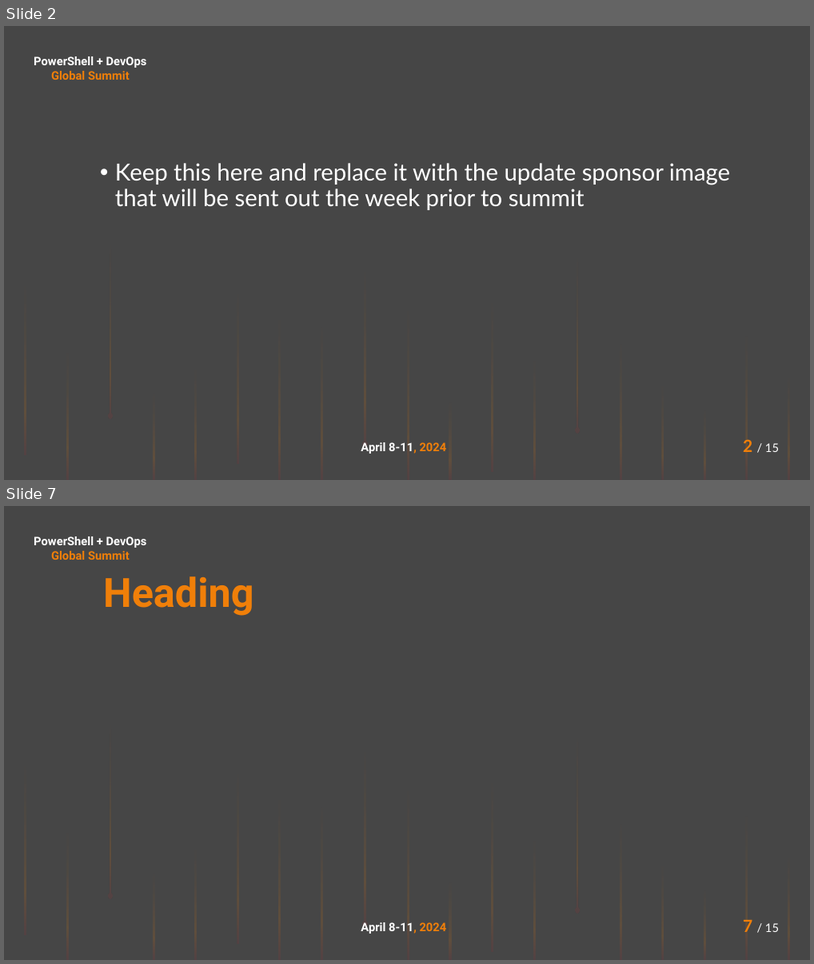
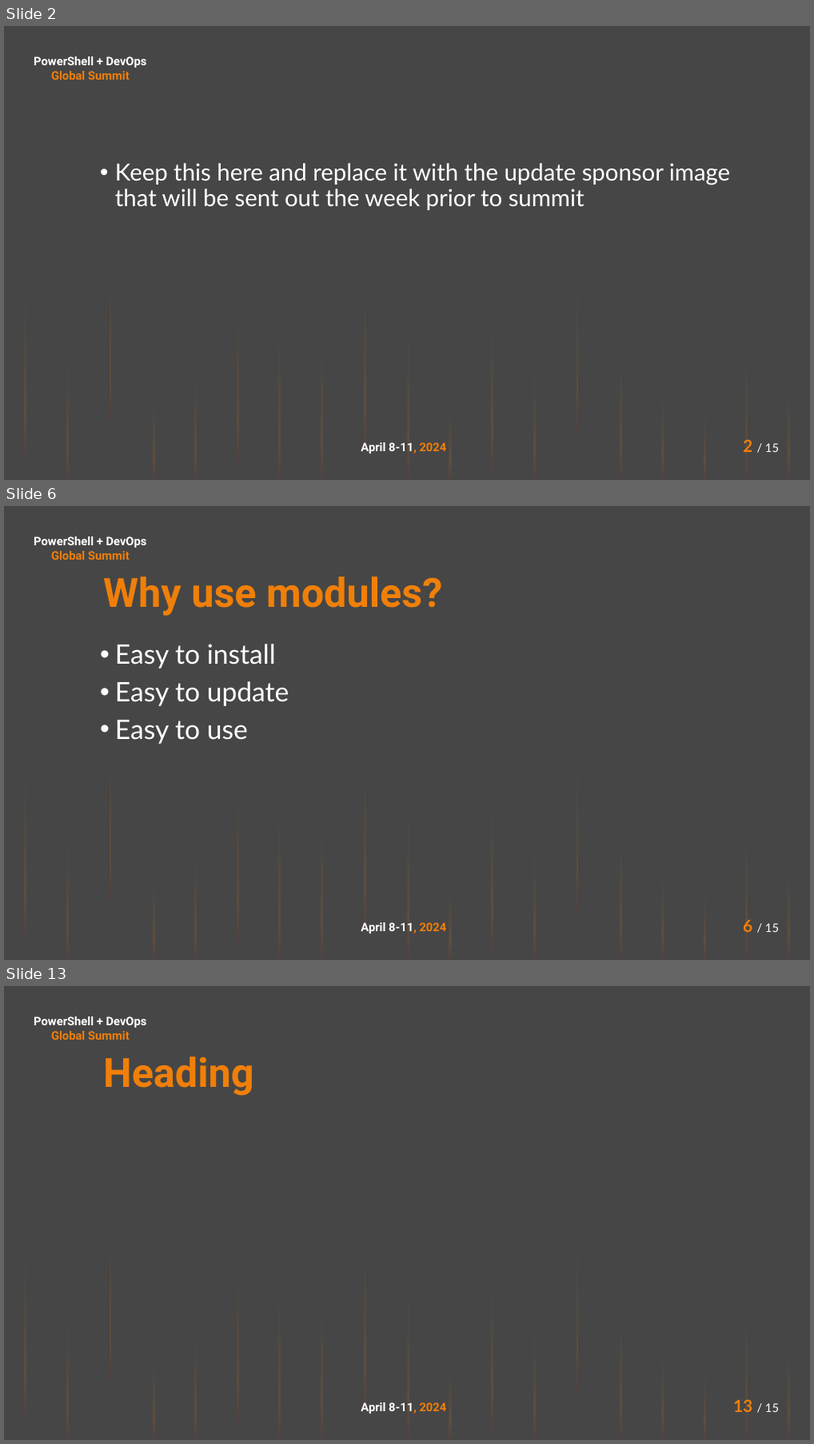
Before and after one commit to deadlydog/Presentation.StopManuallyPublishingYourPowerShellModules, a slide deck: src/Stop manually publishing your PowerShell modules.pptx. Shown one above the other, each under a label of ours: slides 2 and 7 before the commit, slides 2, 6 and 13 after it; the slides between them are not shown. The pictures are 814x964 and 814x1444 pixels, drawn with LibreOffice and Linux fonts; fonts in the diff are those of the drawing; background and template pictures are left out. Boxes give left, top, right and bottom in pixels: in the first picture for what was removed or moved away, otherwise in the second. Text is boxed around its words. In the diff, an @@ line names an element or a change of style, - is before the commit and + after.

Commit message:
- Updated presentation heading
- Increased font size for all slides from 28 to 32
- Added social network handles
- Added blog screenshots slide
- Added Agenda and first couple slides on why use modules

```diff
--- a/src/Stop manually publishing your PowerShell modules.pptx
+++ b/src/Stop manually publishing your PowerShell modules.pptx
@@ slide 6 added at <box>4,506,810,960</box>, background #464646; not listed: 22 template elements that a slide beside it also shows @@
@@ text added at <box>103,576,442,616</box>, 48 pt, text gradient #F07F09 to #9F2936, bold @@
+Why use modules?
@@ text added at <box>115,644,290,744</box>, 32 pt, text #FFFFFF @@
+• Easy to install
+• Easy to update
+• Easy to use
@@ what was slide 7 is now slide 13 @@
@@ page number at <box>734,1399,779,1412</box>: text changed @@
-7 / 15
+13 / 15
```
Also in this commit, not shown: 2 slides changed, 7 other slides added, 2 slides removed.
